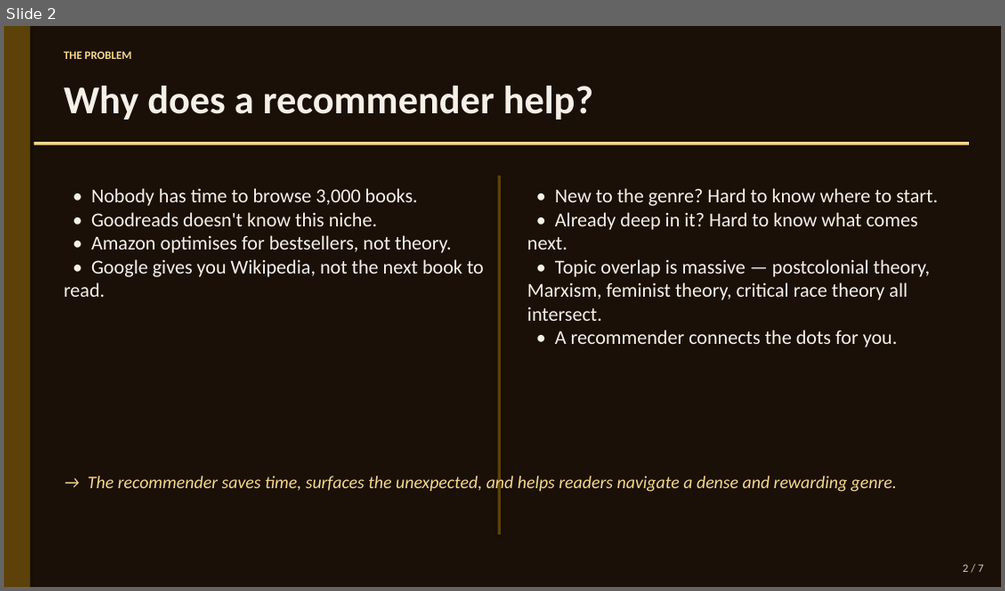
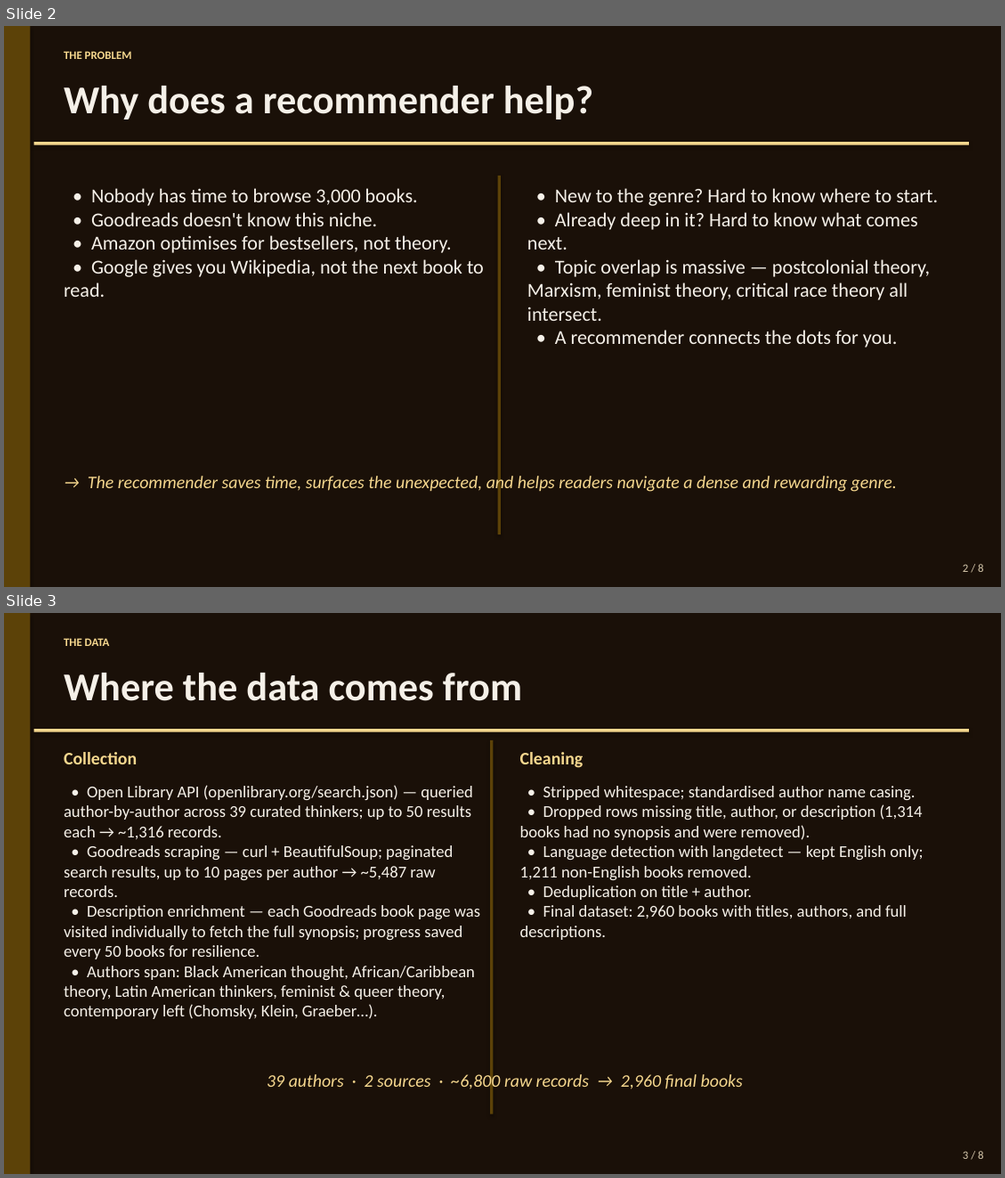
Before and after one commit to Sarah-Jane85/The-Other-Shelf-Book-recommender, a slide deck: Reports/Slides (Non-Fiction)/Non-Fiction Recommender.pptx. Shown one above the other, each under a label of ours: slide 2 before the commit, slides 2 and 3 after it. The pictures are 1005x591 and 1005x1178 pixels, drawn with LibreOffice and Linux fonts; fonts in the diff are those of the drawing. Boxes give left, top, right and bottom in pixels: in the first picture for what was removed or moved away, otherwise in the second. Text is boxed around its words. In the diff, an @@ line names an element or a change of style, - is before the commit and + after.

```diff
--- a/Reports/Slides (Non-Fiction)/Non-Fiction Recommender.pptx
+++ b/Reports/Slides (Non-Fiction)/Non-Fiction Recommender.pptx
@@ slide 3 added at <box>4,613,1001,1174</box>, background #1A1008 @@
@@ rectangle added at <box>4,613,30,1174</box>, fill #5C4208 @@
@@ text added at <box>64,638,110,646</box>, 11 pt, text #F5D78E, bold @@
+THE DATA
@@ text added at <box>64,673,522,701</box>, 38 pt, text #F5F0E8, bold @@
+Where the data comes from
@@ rectangle added at <box>34,729,969,732</box>, fill #F5D78E @@
@@ rectangle added at <box>490,740,493,1114</box>, fill #5C4208 @@
@@ text added at <box>64,752,137,764</box>, 17 pt, text #F5D78E, bold @@
+Collection
@@ text added at <box>520,752,583,768</box>, 17 pt, text #F5D78E, bold @@
+Cleaning
@@ text added at <box>64,785,480,1019</box>, 16 pt, text #F5F0E8 @@
+• Open Library API (openlibrary.org/search.json) — queried author-by-author across 39 curated thinkers; up to 50 results each → ~1,316 records.
+• Goodreads scraping — curl + BeautifulSoup; paginated search results, up to 10 pages per author → ~5,487 raw records.
+• Description enrichment — each Goodreads book page was visited individually to fetch the full synopsis; progress saved every 50 books for resilience.
+• Authors span: Black American thought, African/Caribbean theory, Latin American thinkers, feminist & queer theory, contemporary left (Chomsky, Klein, Graeber…).
@@ text added at <box>520,786,922,940</box>, 16 pt, text #F5F0E8 @@
+• Stripped whitespace; standardised author name casing.
+• Dropped rows missing title, author, or description (1,314 books had no synopsis and were removed).
+• Language detection with langdetect — kept English only; 1,211 non-English books removed.
+• Deduplication on title + author.
+• Final dataset: 2,960 books with titles, authors, and full descriptions.
@@ text added at <box>267,1071,743,1091</box>, 17 pt, text #F5D78E, italic @@
+39 authors · 2 sources · ~6,800 raw records → 2,960 final books
@@ text added at <box>963,1151,983,1159</box>, 11 pt, text #D4C5A9 @@
+3 / 8
@@ slide 2 changed as well @@
@@ text at <box>963,564,983,572</box>: text changed @@
-2 / 7
+2 / 8
```
Also in this commit, not shown: 6 other slides changed, 1 other file.
